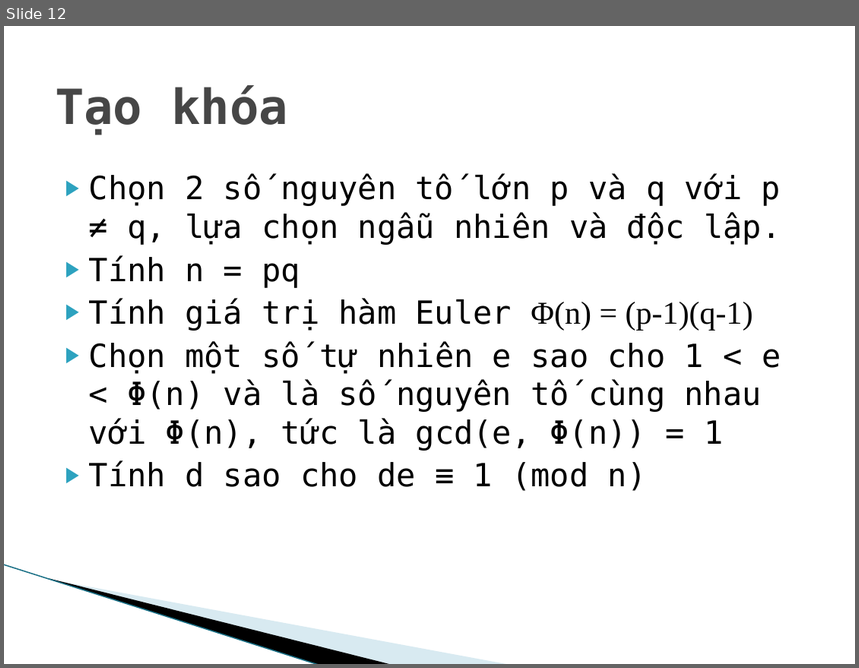
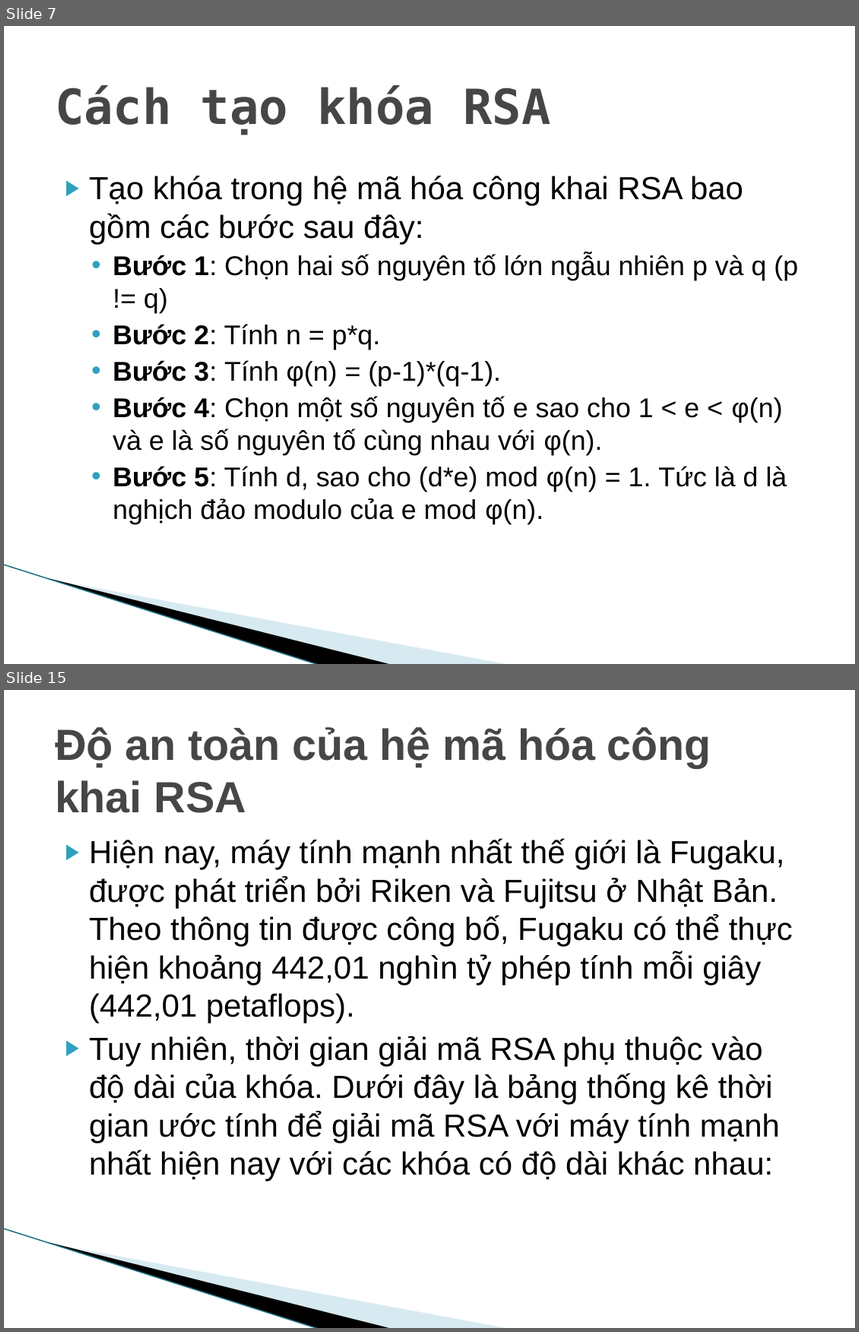
Before and after one commit to datnmdev/RSA-ATVBMTT, a slide deck: ATVBMHTTT.pptx. Shown one above the other, each under a label of ours: slide 12 before the commit, slides 7 and 15 after it; the slides between them are not shown. The pictures are 859x668 and 859x1332 pixels, drawn with LibreOffice and Linux fonts; fonts in the diff are those of the drawing; background and template pictures are left out. Boxes give left, top, right and bottom in pixels: in the first picture for what was removed or moved away, otherwise in the second. Text is boxed around its words. In the diff, an @@ line names an element or a change of style, - is before the commit and + after.

```diff
--- a/ATVBMHTTT.pptx
+++ b/ATVBMHTTT.pptx
@@ slide 15 added at box(4, 690, 855, 1328), background #FFFFFF; not listed: 3 template elements that a slide beside it also shows @@
@@ title added at box(55, 727, 712, 813), 36.9 pt, text #464646, bold @@
+Độ an toàn của hệ mã hóa công khai RSA
@@ text added at box(89, 838, 793, 1182), 27 pt, text #000000 @@
+▶ Hiện nay, máy tính mạnh nhất thế giới là Fugaku, được phát triển bởi Riken và Fujitsu ở Nhật Bản. Theo thông tin được công bố, Fugaku có thể thực hiện khoảng 442,01 nghìn tỷ phép tính mỗi giây (442,01 petaflops).
+▶ Tuy nhiên, thời gian giải mã RSA phụ thuộc vào độ dài của khóa. Dưới đây là bảng thống kê thời gian ước tính để giải mã RSA với máy tính mạnh nhất hiện nay với các khóa có độ dài khác nhau:
@@ what was slide 12 is now slide 7 @@
@@ slide 7 changed as well @@
@@ title at box(55, 85, 550, 134): text changed @@
-Tạo khóa
+Cách tạo khóa RSA
@@ text at box(89, 176, 798, 525): text changed; size 27 to 23 pt; font DejaVu Sans Mono to Arial @@
-▶ Chọn 2 số nguyên tố lớn p và q với p ≠ q, lựa chọn ngẫu nhiên và độc lập.
-▶ Tính n = pq
-▶ Tính giá trị hàm Euler Φ(n) = (p-1)(q-1)
-▶ Chọn một số tự nhiên e sao cho 1 < e < Φ(n) và là số nguyên tố cùng nhau với Φ(n), tức là gcd(e, Φ(n)) = 1
-▶ Tính d sao cho de ≡ 1 (mod n)
+▶ Tạo khóa trong hệ mã hóa công khai RSA bao gồm các bước sau đây:
+  • Bước 1: Chọn hai số nguyên tố lớn ngẫu nhiên p và q (p != q)
+  • Bước 2: Tính n = p*q.
+  • Bước 3: Tính φ(n) = (p-1)*(q-1).
+  • Bước 4: Chọn một số nguyên tố e sao cho 1 < e < φ(n) và e là số nguyên tố cùng nhau với φ(n).
+  • Bước 5: Tính d, sao cho (d*e) mod φ(n) = 1. Tức là d là nghịch đảo modulo của e mod φ(n).
```
Also in this commit, not shown: 8 other slides changed, 12 other slides added, 8 slides removed, 12 other files.
